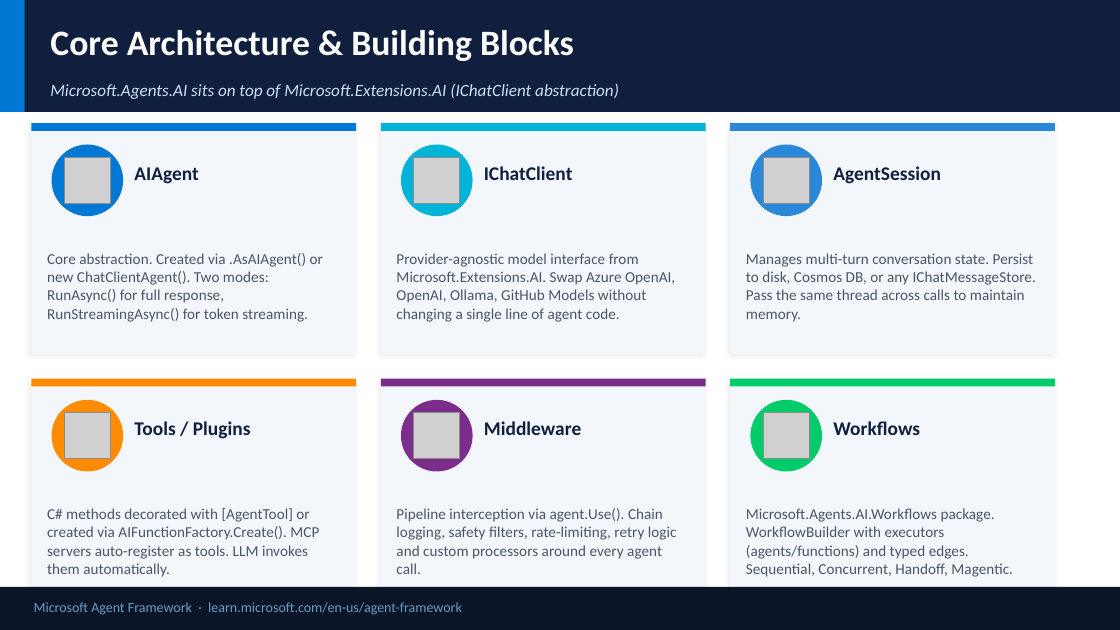
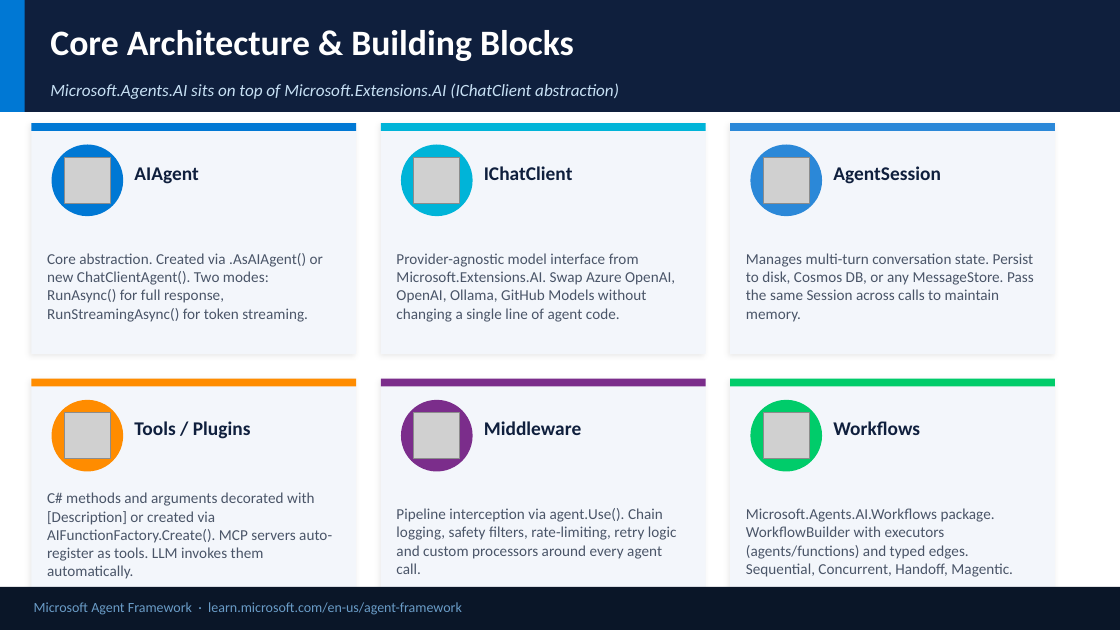
Before and after one commit to satyasyamnn/learning_agent_framework, a slide deck: slide 6 of Microsoft Agent Framework.pptx. Drawn at 1120x630 pixels with LibreOffice and Linux fonts; fonts in the diff are those of the drawing; grey boxes stand for pictures. Boxes give left, top, right and bottom in pixels: in the first picture for what was removed or moved away, otherwise in the second. Text is boxed around its words. In the diff, an @@ line names an element or a change of style, - is before the commit and + after.

```diff
--- a/Microsoft Agent Framework.pptx
+++ b/Microsoft Agent Framework.pptx
@@ text at [746,253,1034,322]: text changed @@
-Manages multi-turn conversation state. Persist to disk, Cosmos DB, or any IChatMessageStore. Pass the same thread across calls to maintain memory.
+Manages multi-turn conversation state. Persist to disk, Cosmos DB, or any MessageStore. Pass the same Session across calls to maintain memory.
@@ text at [47,492,332,579]: text changed @@
-C# methods decorated with [AgentTool] or created via AIFunctionFactory.Create(). MCP servers auto-register as tools. LLM invokes them automatically.
+C# methods and arguments decorated with [Description] or created via AIFunctionFactory.Create(). MCP servers auto-register as tools. LLM invokes them automatically.
```
Also in this commit, not shown: 2 other slides changed, 45 other files.
